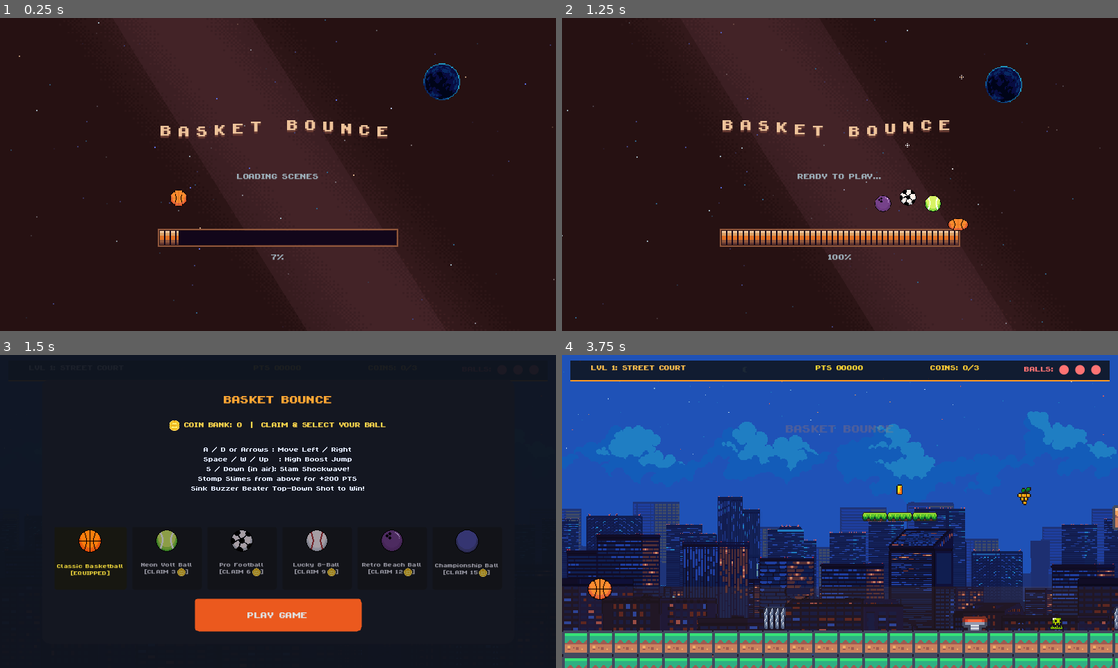
Above: before the commit, frames 1-4 (two rows, left to right).
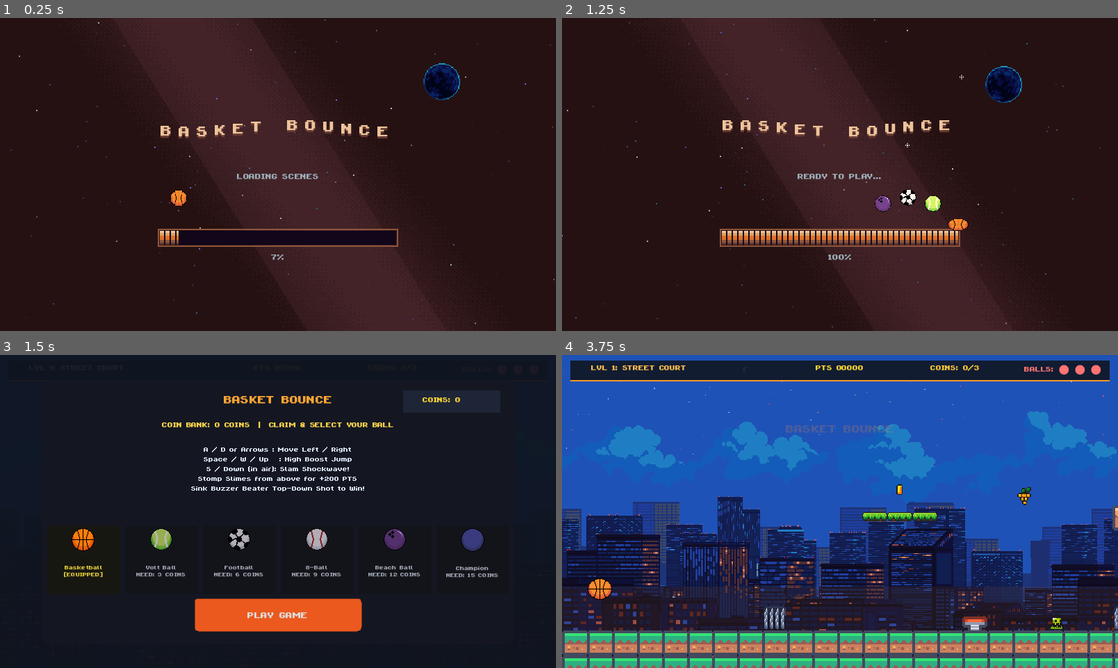
Above: after the commit, the same moments.

Repository: rushia407/Basket-bounce
Game: Godot game, scene res://scenes/LoadingScreen.tscn
The game is run twice, just before and just after one commit, with the same random seed, the same clock (stepped at 60 frames per second) and the same inputs. Sound files missing from this copy of the repository are replaced by a short silence.
Inputs (mouse positions are in pixels of both pictures, inside the frame that each line leads up to):
- Up to frame 1 (0.25 s): no input
- Up to frame 2 (1.25 s): tap Enter at 0.5 s; move the mouse to (962, 158) at 0.52 s; hold D (move_right) from 0.53 s (still down); click (962, 158) at 0.67 s; tap Space (jump) at 0.77 s
- Up to frame 3 (1.5 s): keep holding D (move_right); move the mouse to (166, 527) at 1.27 s
- Up to frame 4 (3.75 s): tap Space (jump) at 1.52 s; release D (move_right) at 2 s; click "Classic Basketball [EQUIPPED]" (after the commit: "Basketball [EQUIPPED]") at 2 s; click "Classic Basketball [EQUIPPED]" (after the commit: "Basketball [EQUIPPED]") at 2.75 s; click "PLAY GAME" at 3.5 s

Frames 1-2 are identical in both runs. In frame 3, 3.0% of the frame differs, in the area x 10-90%, y 13-72%; in frame 4, nothing differs.

Commit message:
Replace broken emoji characters with clean coin bank and claimable coin point labels

Diff:
--- a/scenes/Main.tscn
+++ b/scenes/Main.tscn
@@ -182,6 +182,38 @@
 text = "BASKET BOUNCE"
 horizontal_alignment = 1
 
+[node name="CoinBadge" type="ColorRect" parent="HUD/MenuScreen/Panel"]
+layout_mode = 1
+anchors_preset = 1
+anchor_left = 1.0
+anchor_right = 1.0
+offset_left = -160.0
+offset_top = 16.0
+offset_right = -20.0
+offset_bottom = 48.0
+grow_horizontal = 0
+color = Color(0.12, 0.15, 0.22, 0.95)
+
+[node name="CoinIcon" type="TextureRect" parent="HUD/MenuScreen/Panel/CoinBadge"]
+layout_mode = 0
+offset_left = 8.0
+offset_top = 8.0
+offset_right = 24.0
+offset_bottom = 24.0
+expand_mode = 1
+stretch_mode = 5
+
+[node name="LabelMenuCoins" type="Label" parent="HUD/MenuScreen/Panel/CoinBadge"]
+layout_mode = 0
+offset_left = 28.0
+offset_top = 6.0
+offset_right = 136.0
+offset_bottom = 28.0
+theme_override_colors/font_color = Color(1, 0.85, 0.2, 1)
+theme_override_fonts/font = ExtResource("5_font")
+theme_override_font_sizes/font_size = 18
+text = "COINS: 0"
+
 [node name="Subtitle" type="Label" parent="HUD/MenuScreen/Panel"]
 layout_mode = 1
 anchors_preset = 5
@@ -195,7 +227,7 @@
 theme_override_colors/font_color = Color(1, 0.85, 0.3, 1)
 theme_override_fonts/font = ExtResource("5_font")
 theme_override_font_sizes/font_size = 18
-text = "🪙 COIN BANK: 0  |  CLAIM & SELECT YOUR BALL"
+text = "SELECT OR CLAIM A BALL WITH COINS"
 horizontal_alignment = 1
 
 [node name="Instructions" type="Label" parent="HUD/MenuScreen/Panel"]
@@ -228,56 +260,56 @@
 anchor_top = 0.5
 anchor_right = 0.5
 anchor_bottom = 0.5
-offset_left = -330.0
-offset_top = 22.0
-offset_right = 330.0
-offset_bottom = 112.0
+offset_left = -336.0
+offset_top = 20.0
+offset_right = 336.0
+offset_bottom = 118.0
 grow_horizontal = 2
 grow_vertical = 2
 theme_override_constants/separation = 8
 alignment = 1
 
 [node name="BtnSkin0" type="Button" parent="HUD/MenuScreen/Panel/SkinContainer"]
-custom_minimum_size = Vector2(100, 80)
+custom_minimum_size = Vector2(104, 88)
 layout_mode = 2
 theme_override_fonts/font = ExtResource("5_font")
 theme_override_font_sizes/font_size = 14
 text = "Basketball"
 
 [node name="BtnSkin1" type="Button" parent="HUD/MenuScreen/Panel/SkinContainer"]
-custom_minimum_size = Vector2(100, 80)
+custom_minimum_size = Vector2(104, 88)
 layout_mode = 2
 theme_override_fonts/font = ExtResource("5_font")
 theme_override_font_sizes/font_size = 14
 text = "Volt"
 
 [node name="BtnSkin2" type="Button" parent="HUD/MenuScreen/Panel/SkinContainer"]
-custom_minimum_size = Vector2(100, 80)
+custom_minimum_size = Vector2(104, 88)
 layout_mode = 2
 theme_override_fonts/font = ExtResource("5_font")
 theme_override_font_sizes/font_size = 14
 text = "Football"
 
 [node name="BtnSkin3" type="Button" parent="HUD/MenuScreen/Panel/SkinContainer"]
-custom_minimum_size = Vector2(100, 80)
+custom_minimum_size = Vector2(104, 88)
 layout_mode = 2
 theme_override_fonts/font = ExtResource("5_font")
 theme_override_font_sizes/font_size = 14
 text = "8-Ball"
 
 [node name="BtnSkin4" type="Button" parent="HUD/MenuScreen/Panel/SkinContainer"]
-custom_minimum_size = Vector2(100, 80)
+custom_minimum_size = Vector2(104, 88)
 layout_mode = 2
 theme_override_fonts/font = ExtResource("5_font")
 theme_override_font_sizes/font_size = 14
 text = "Beach"
 
 [node name="BtnSkin5" type="Button" parent="HUD/MenuScreen/Panel/SkinContainer"]
-custom_minimum_size = Vector2(100, 80)
+custom_minimum_size = Vector2(104, 88)
 layout_mode = 2
 theme_override_fonts/font = ExtResource("5_font")
 theme_override_font_sizes/font_size = 14
-text = "Baseball"
+text = "Champion"
 
 [node name="BtnPlay" type="Button" parent="HUD/MenuScreen/Panel"]
 layout_mode = 1
--- a/scripts/Ball.gd
+++ b/scripts/Ball.gd
@@ -26,12 +26,12 @@
 
 # Skins with costs (claimable by coins)
 const SKINS = [
-	{"id": 0, "name": "Classic Basketball", "rect": Rect2(48, 12, 33, 33), "cost": 0},
-	{"id": 1, "name": "Neon Volt Ball",     "rect": Rect2(8, 11, 32, 32),  "cost": 3},
-	{"id": 2, "name": "Pro Football",       "rect": Rect2(88, 12, 32, 32), "cost": 6},
-	{"id": 3, "name": "Lucky 8-Ball",       "rect": Rect2(5, 55, 32, 32),  "cost": 9},
-	{"id": 4, "name": "Retro Beach Ball",   "rect": Rect2(47, 55, 32, 32), "cost": 12},
-	{"id": 5, "name": "Championship Ball",  "rect": Rect2(87, 55, 34, 34), "cost": 15}
+	{"id": 0, "name": "Basketball",  "rect": Rect2(48, 12, 33, 33), "cost": 0},
+	{"id": 1, "name": "Volt Ball",   "rect": Rect2(8, 11, 32, 32),  "cost": 3},
+	{"id": 2, "name": "Football",    "rect": Rect2(88, 12, 32, 32), "cost": 6},
+	{"id": 3, "name": "8-Ball",      "rect": Rect2(5, 55, 32, 32),  "cost": 9},
+	{"id": 4, "name": "Beach Ball",  "rect": Rect2(47, 55, 32, 32), "cost": 12},
+	{"id": 5, "name": "Champion",    "rect": Rect2(87, 55, 34, 34), "cost": 15}
 ]
 var selected_skin: int = 0
 
--- a/scripts/Game.gd
+++ b/scripts/Game.gd
@@ -282,18 +282,19 @@
 				btn.modulate = Color(1.0, 0.9, 0.25)
 			else:
 				btn.text = "%s\n[SELECT]" % s_name
-				btn.modulate = Color(0.9, 0.92, 1.0)
+				btn.modulate = Color(0.9, 0.95, 1.0)
 		else:
-			btn.text = "%s\n[CLAIM %d🪙]" % [s_name, cost]
 			if total_coins >= cost:
-				btn.modulate = Color(0.4, 1.0, 0.55) # Can afford
+				btn.text = "%s\nCLAIM: %d COINS" % [s_name, cost]
+				btn.modulate = Color(0.35, 1.0, 0.55) # Can afford (bright green)
 			else:
-				btn.modulate = Color(0.65, 0.65, 0.7) # Can't afford
+				btn.text = "%s\nNEED: %d COINS" % [s_name, cost]
+				btn.modulate = Color(0.7, 0.72, 0.78) # Can't afford yet (muted)
 
 	# Update subtitle with banked coins info
 	var sub = $HUD/MenuScreen/Panel/Subtitle as Label
 	if sub:
-		sub.text = "🪙 COIN BANK: %d  |  CLAIM & SELECT YOUR BALL" % total_coins
+		sub.text = "COIN BANK: %d COINS  |  CLAIM & SELECT YOUR BALL" % total_coins
 
 func _on_skin_selected(skin_idx: int) -> void:
 	if skin_idx >= Ball.SKINS.size():
